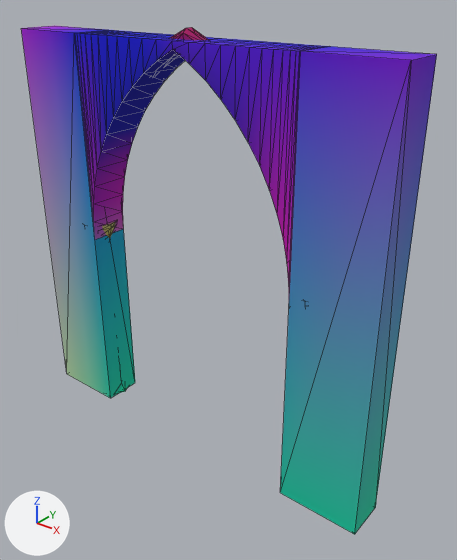
An edit to the glTF model assets/kit/palace_arcade_4m.glb, drawn before and after from the same camera.
One viewpoint serves both versions: a camera (50 mm lens) standing at (3.68, -4.09, 4.48) and looking at (0.3, 0.13, 1.87). Arrows for +X, +Y and +Z are at lower left; the lights stay in place. The picture after the commit comes second. Mesh edges are drawn as thin lines. Vertices at exactly the same position are counted once.

Script lines for the objects in view, before the commit:
```python
ob_gilt_cap_001 = bpy.data.objects.new('gilt_cap.001', me_gilt_cap_001)
ob_gilt_cap_001.location = (1.35, 0.0, 1.9)
ob_palace_arcade_gild = bpy.data.objects.new('palace_arcade_gild', me_palace_arcade_gild)
ob_palace_arcade_gild.location = (0.0, 0.0, 0.0)
ob_palace_arcade_panel = bpy.data.objects.new('palace_arcade_panel', me_palace_arcade_panel)
ob_palace_arcade_panel.location = (0.0, 0.0, 0.0)
ob_palace_colonnette = bpy.data.objects.new('palace_colonnette', me_palace_colonnette)
ob_palace_colonnette.location = (-1.35, 0.0, 0.0)
ob_palace_colonnette_001 = bpy.data.objects.new('palace_colonnette.001', me_palace_colonnette_001)
ob_palace_colonnette_001.location = (1.35, 0.0, 0.0)
```
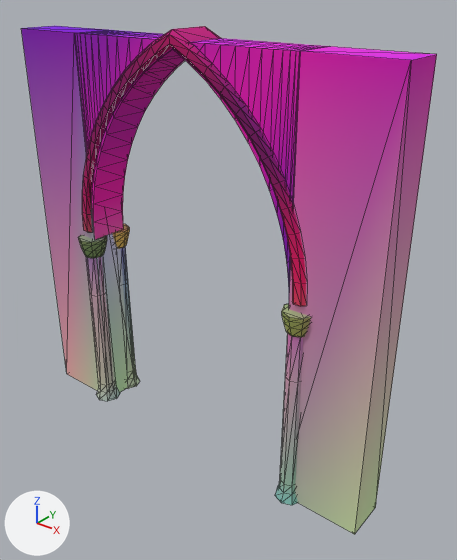
The change, as a list of edits to the scene's bpy script:
```text
Change mat_m_marble:
    where n2 = _N.new('ShaderNodeMix'); n2.name = 'Mix'
    n2.inputs[7].default_value: (0.8, 0.8, 0.8, 1.0) -> (0.88, 0.86, 0.79, 1.0)  # 'B', white #e7e7e7 -> 'B', white #f1efe6
Change me_palace_arcade_panel:
    where me_palace_arcade_panel.from_pydata(...)  # 112 vertices, 216 faces; spans x -2.0..2.0, y -0.2..0.2, z 0.0..4.0
    me_palace_arcade_panel part 1: 96 faces centred in x -2.0..2.0, y -0.2..0.2, z 0.0..4.0 are repainted in the vertex colours; the middle colour goes from purple #8400c2 to pink #ec00c9
    me_palace_arcade_panel part 2: 69 faces centred in x -1.2..1.73, y -0.2..0.2, z 0.0..3.98 are repainted in the vertex colours; the middle colour goes from blue #0000c2 to pink #e400cc
    me_palace_arcade_panel part 3: 51 faces centred in x -1.73..1.2, y -0.07..0.07, z 2.67..4.0 are repainted in the vertex colours; the middle colour goes from blue #0000f2 to purple #d700ff
Change me_palace_arcade_gild:
    remove me_palace_arcade_gild.from_pydata(...)  # 200 vertices, 396 faces; spans x -1.39..1.39, y -0.07..0.07, z 2.08..4.08
    add me_palace_arcade_gild.from_pydata(...)  # 200 vertices, 396 faces; spans x -1.37..1.37, y -0.23..0.23, z 2.08..4.08
    me_palace_arcade_gild part 4: 384 kept faces spanning x -1.37..1.37, y -0.23..0.23, z 2.08..4.08 get new vertex colours
    edits to the shape of me_palace_arcade_gild do not show in these pictures
Change me_palace_colonnette:
    remove me_palace_colonnette.from_pydata(...)  # 40 vertices, 76 faces; spans x -0.18..0.18, y -0.18..0.18, z 0.0..1.9
    add me_palace_colonnette.from_pydata(...)  # 40 vertices, 76 faces; spans x -0.14..0.14, y -0.14..0.14, z 0.0..1.8
    me_palace_colonnette part 5: 23 faces centred in x -0.11..0.15, y -0.12..0.12, z 0.0..0.61 are repainted in the vertex colours; the middle colour goes from cyan #00f9c1 to light grey #c7cec0
    me_palace_colonnette part 6: 14 faces centred in x -0.11..0.11, y -0.11..0.11, z 1.74..1.9 are repainted in the vertex colours; the middle colour goes from purple #ce65ef to purple #b888cf
    me_palace_colonnette part 7: 21 faces centred in x -0.15..0.08, y -0.15..0.15, z 0.0..0.17 are repainted in the vertex colours; the middle colour goes from cyan #00f2c1 to pale green #c4dac7
    me_palace_colonnette part 8: 8 faces centred in x -0.11..0.11, y -0.11..0.11, z 1.58 are repainted in the vertex colours; the middle colour goes from purple #b38dcb to pink #d9b3cb
    me_palace_colonnette part 9: 10 faces centred in x -0.11..0.11, y -0.11..0.11, z 0.61..1.02 are repainted in the vertex colours; the middle colour goes from purple #a597cb to pink #dab4cb
    edits to the shape of me_palace_colonnette do not show in these pictures
Change me_palace_colonnette_001:
    remove me_palace_colonnette_001.from_pydata(...)  # 40 vertices, 76 faces; spans x -0.18..0.18, y -0.18..0.18, z 0.0..1.9
    add me_palace_colonnette_001.from_pydata(...)  # 40 vertices, 76 faces; spans x -0.14..0.14, y -0.14..0.14, z 0.0..1.8
    me_palace_colonnette_001 part 10: the whole mesh is scaled about the mesh origin by (0.769, 0.769, 0.944)
    me_palace_colonnette_001 part 11: texture (UV) coordinates changed
Change me_gilt_cap_001:
    remove me_gilt_cap_001.from_pydata(...)  # 32 vertices, 60 faces; spans x -0.195..0.195, y -0.195..0.195, z 0.0..0.22
    add me_gilt_cap_001.from_pydata(...)  # 32 vertices, 60 faces; spans x -0.15..0.15, y -0.15..0.15, z 0.0..0.2
    me_gilt_cap_001 part 12: the whole mesh is scaled about the mesh origin by (0.769, 0.769, 0.909)
    me_gilt_cap_001 part 13: texture (UV) coordinates changed
    me_gilt_cap_001 part 14: 37 faces centred in x -0.172..0.158, y -0.163..0.163, z 0.0..0.191 are repainted in the vertex colours; the middle colour goes from green #ade0ba to beige #f6e8ba
    me_gilt_cap_001 part 15: 17 faces centred in x -0.174..0.174, y -0.174..0.174, z 0.15..0.205 are repainted in the vertex colours; the middle colour goes from green #8bd3c0 to beige #f8e8c2
    me_gilt_cap_001 part 16: 6 faces centred in x -0.157..0.157, y -0.157..0.157, z 0.22 are repainted in the vertex colours; the middle colour goes from cyan #8addec to pale blue #f6e7ff
Change ob_palace_colonnette:
    ob_palace_colonnette.location: (-1.35, 0.0, 0.0) -> (-1.28, -0.16, 0.0)
Change ob_palace_colonnette_001:
    ob_palace_colonnette_001.location: (1.35, 0.0, 0.0) -> (-1.28, 0.16, 0.0)
Change ob_gilt_cap_001:
    ob_gilt_cap_001.location: (1.35, 0.0, 1.9) -> (-1.28, 0.16, 1.8)
Add ob_gilt_cap_002:
    ob_gilt_cap_002 = bpy.data.objects.new('gilt_cap.002', me_gilt_cap_002)  # 32 vertices, 60 faces; spans x -0.15..0.15, y -0.15..0.15, z 0.0..0.2
    ob_gilt_cap_002.location = (1.28, -0.16, 1.8)
Add ob_palace_colonnette_002:
    ob_palace_colonnette_002 = bpy.data.objects.new('palace_colonnette.002', me_palace_colonnette_002)  # 40 vertices, 76 faces; spans x -0.14..0.14, y -0.14..0.14, z 0.0..1.8
    ob_palace_colonnette_002.location = (1.28, -0.16, 0.0)
```

Changed parts and their boxes [x1, y1, x2, y2] in the pictures (457 x 560 px; the box of a moved part takes in the faces that stretch with it):
'palace_arcade_panel', surface changed, recoloured: [21, 26, 437, 534] in both
'palace_arcade_gild', reshaped: before [170, 27, 209, 40]; after [82, 26, 306, 306]
'palace_colonnette.002', added: after [275, 334, 303, 505]
'palace_colonnette', surface changed, recoloured, moved (mostly hidden before): before [119, 386, 128, 393]; after [86, 257, 120, 401]
'palace_colonnette.001', surface changed, moved, rescaled (not visible before): after [121, 246, 140, 389]
'gilt_cap.002', added: after [282, 304, 311, 337]
'gilt_cap.001', surface changed, recoloured, moved, rescaled (not visible before): after [113, 224, 130, 249]
part 1 of me_palace_arcade_panel, recoloured: [21, 28, 437, 534] in both
part 2 of me_palace_arcade_panel, recoloured (lighter): [91, 34, 185, 391] in both
part 3 of me_palace_arcade_panel, recoloured: before [25, 26, 330, 378]; after [25, 26, 330, 326]
part 5 of me_palace_colonnette, recoloured: before [119, 386, 128, 393]; after [98, 300, 120, 401]
part 6 of me_palace_colonnette, recoloured: after [86, 257, 104, 294]
part 7 of me_palace_colonnette, recoloured: after [97, 389, 108, 401]
part 8 of me_palace_colonnette, recoloured: after [88, 260, 105, 296]
part 9 of me_palace_colonnette, recoloured: after [90, 294, 113, 384]
part 10 of me_palace_colonnette_001, moved or reshaped (not visible before): after [121, 246, 140, 389]
part 12 of me_gilt_cap_001, moved or reshaped (not visible before): after [113, 224, 130, 249]
part 14 of me_gilt_cap_001, recoloured: after [113, 233, 129, 249]
part 15 of me_gilt_cap_001, recoloured: after [113, 228, 130, 242]
part 16 of me_gilt_cap_001, recoloured: after [114, 224, 130, 233]
